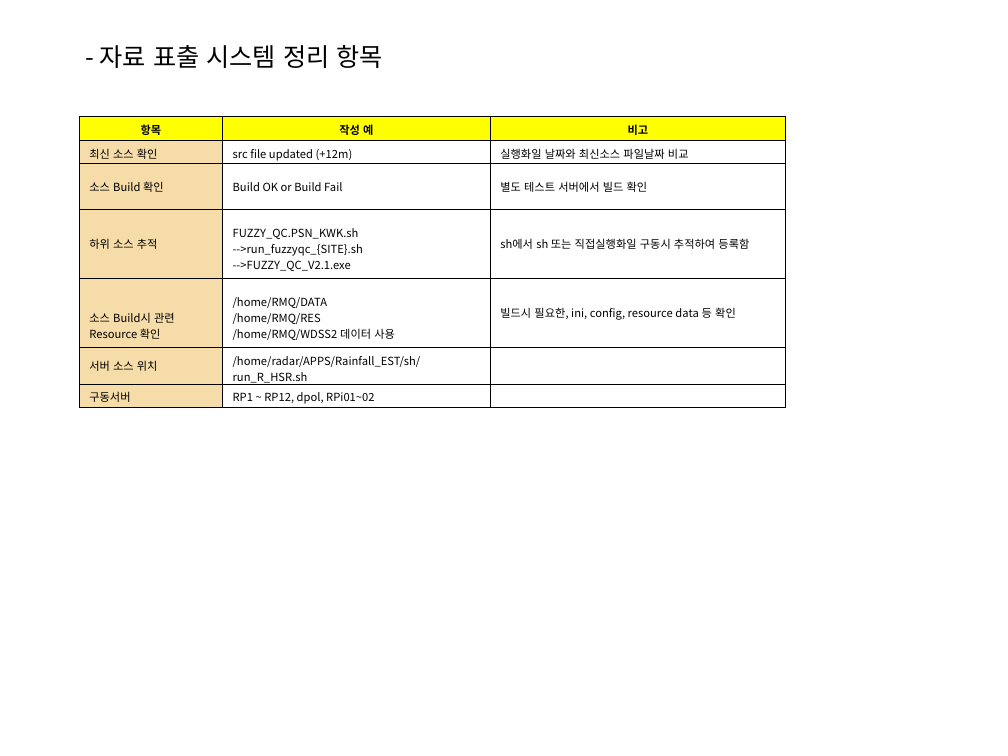
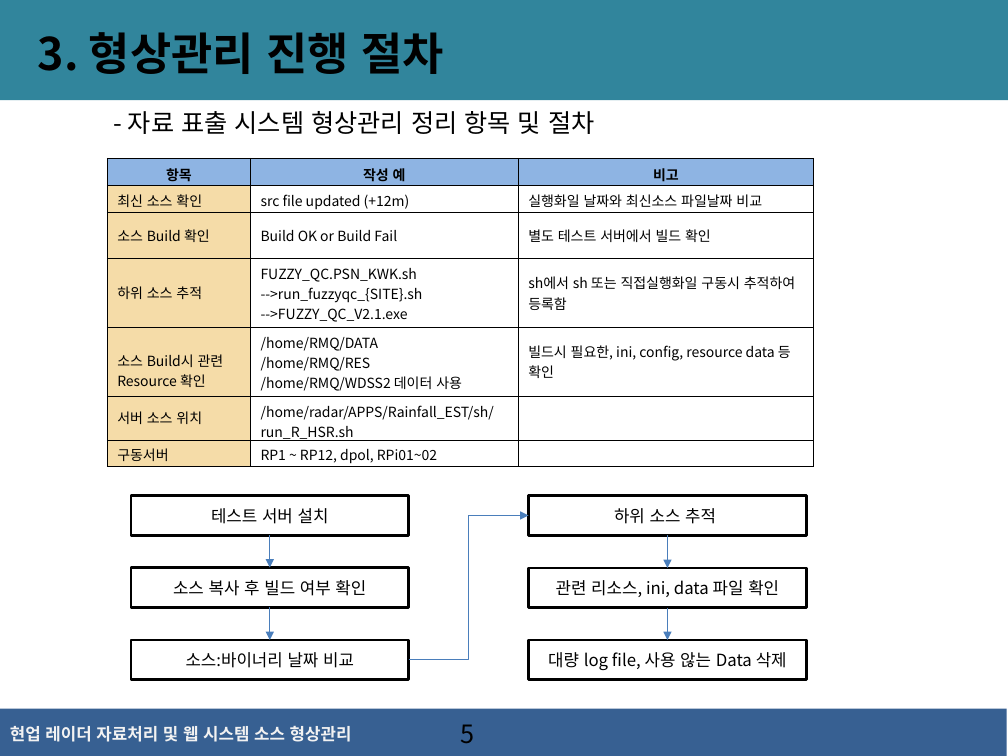
Before and after one commit to kodak00/FirstJava, a slide deck: slide 5 of 현업 레이더자료처리 및 웹시스템 소스 형상관리(김언식).pptx (slide 4 before the commit). Drawn at 1008x756 pixels with LibreOffice and Linux fonts; fonts in the diff are those of the drawing; background and template pictures are left out. Boxes give left, top, right and bottom in pixels: in the first picture for what was removed or moved away, otherwise in the second. Text is boxed around its words. In the diff, an @@ line names an element or a change of style, - is before the commit and + after.

```diff
--- a/현업 레이더자료처리 및 웹시스템 소스 형상관리(김언식).pptx
+++ b/현업 레이더자료처리 및 웹시스템 소스 형상관리(김언식).pptx
@@ rectangle added at [0, 0, 1008, 100], fill #31859C @@
@@ text added at [38, 32, 443, 74], 32 pt, text #000000, bold @@
+3. 형상관리 진행 절차
@@ text at [128, 111, 594, 134]: text changed @@
-- 자료 표출 시스템 정리 항목
+- 자료 표출 시스템 형상관리 정리 항목 및 절차
@@ table at [107, 158, 813, 468] @@
@@ fill #FFFF00 to #8EB4E3 in row 1 @@
@@ size 8 to 10 pt @@
@@ table: place and size @@
-table at [80, 116, 786, 408]
+table at [107, 158, 813, 468]
@@ rectangle added at [131, 496, 409, 535], fill #FFFFFF, outline #000000 2 pt, 12 pt, text #000000 @@
+테스트 서버 설치
@@ rectangle added at [528, 496, 806, 535], fill #FFFFFF, outline #000000 2 pt, 12 pt, text #000000 @@
+하위 소스 추적
@@ arrow added from (270, 535) to (270, 568), #4B7EBC 0.75 pt @@
@@ elbow arrow added from (409, 660) to (528, 515), #4B7EBC 0.75 pt @@
@@ arrow added from (667, 535) to (667, 569), #4B7EBC 0.75 pt @@
@@ rectangle added at [131, 568, 409, 607], fill #FFFFFF, outline #000000 2 pt, 12 pt, text #000000 @@
+소스 복사 후 빌드 여부 확인
@@ rectangle added at [528, 569, 806, 608], fill #FFFFFF, outline #000000 2 pt, 12 pt, text #000000 @@
+관련 리소스, ini, data 파일 확인
@@ arrow added from (270, 607) to (270, 640), #4B7EBC 0.75 pt @@
@@ arrow added from (667, 608) to (667, 640), #4B7EBC 0.75 pt @@
@@ rectangle added at [131, 640, 409, 679], fill #FFFFFF, outline #000000 2 pt, 12 pt, text #000000 @@
+소스:바이너리 날짜 비교
@@ rectangle added at [528, 640, 806, 679], fill #FFFFFF, outline #000000 2 pt, 12 pt, text #000000 @@
+대량 log file, 사용 않는 Data 삭제
@@ rectangle added at [0, 709, 1007, 756], fill #376092 @@
@@ text added at [10, 726, 352, 742], 12 pt, text #F2F2F2, bold @@
+현업 레이더 자료처리 및 웹 시스템 소스 형상관리
@@ page number added at [460, 724, 474, 744], 18 pt, text #000000 @@
+5
```
Also in this commit, not shown: 9 other slides changed, 6 slides added, 3 slides removed.
